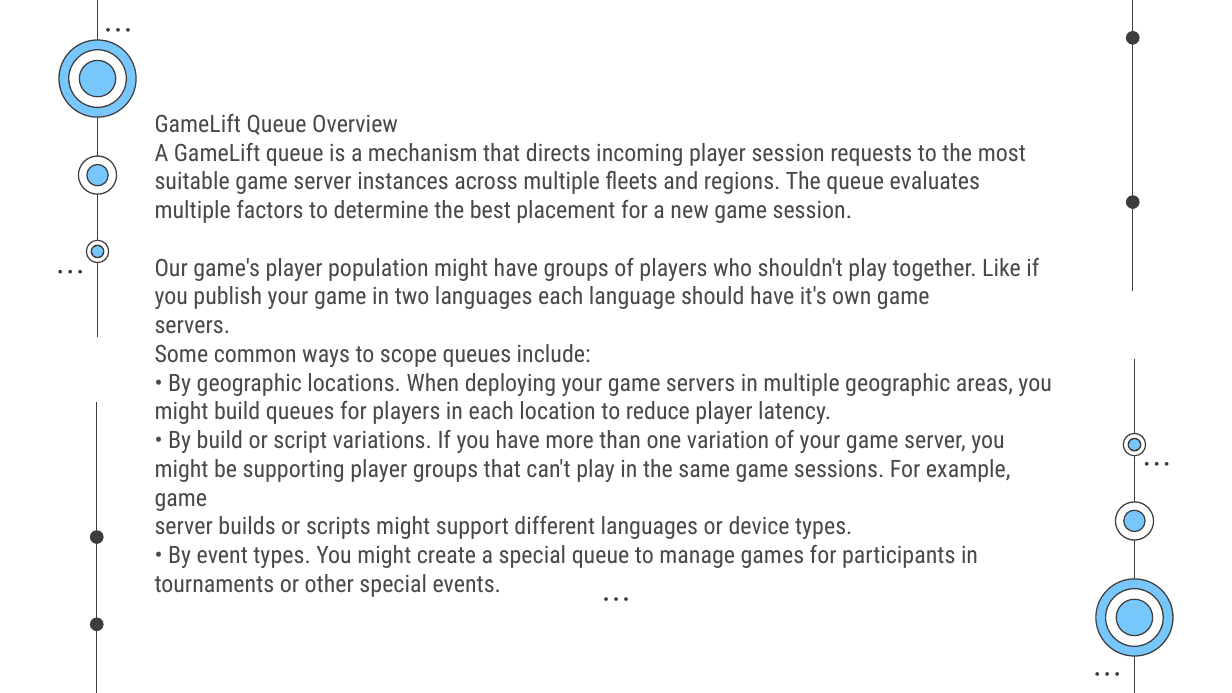
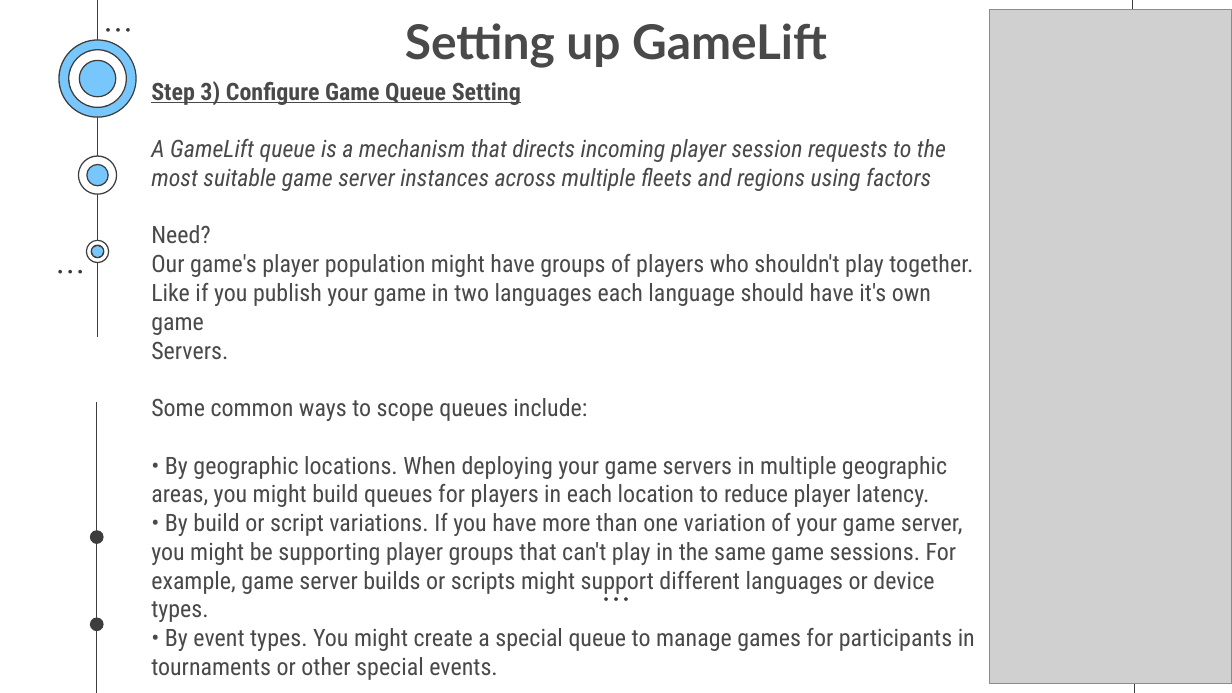
Before and after one commit to SaurabhYadav388/misc_works, a slide deck: slide 23 of Cloud_PPT/Shosau.pptx (slide 25 before the commit). Drawn at 1232x693 pixels with LibreOffice and Linux fonts; fonts in the diff are those of the drawing; grey boxes stand for pictures. Boxes give left, top, right and bottom in pixels: in the first picture for what was removed or moved away, otherwise in the second. Text is boxed around its words. In the diff, an @@ line names an element or a change of style, - is before the commit and + after.

```diff
--- a/Cloud_PPT/Shosau.pptx
+++ b/Cloud_PPT/Shosau.pptx
@@ title added at [405, 23, 827, 68], 28 pt, text #494949, bold @@
+Setting up GameLift
@@ picture added at [989, 10, 1232, 684] @@
@@ group removed at [1095, 32, 1174, 676]: 14 freeform shapes, 8 ellipses @@
@@ subtitle "Step 3) Configure Game Queue ...": place and size @@
-subtitle "Step 3) Configure Game Queue ..." at [155, 114, 1051, 597]
+subtitle "Step 3) Configure Game Queue ..." at [151, 81, 975, 680]
@@ subtitle at [151, 81, 973, 359]: text changed @@
-GameLift Queue Overview
-A GameLift queue is a mechanism that directs incoming player session requests to the most suitable game server instances across multiple fleets and regions. The queue evaluates multiple factors to determine the best placement for a new game session.
-Our game's player population might have groups of players who shouldn't play together. Like if you publish your game in two languages each language should have it's own game
-servers.
+Step 3) Configure Game Queue Setting
+A GameLift queue is a mechanism that directs incoming player session requests to the most suitable game server instances across multiple fleets and regions using factors
+Need?
+Our game's player population might have groups of players who shouldn't play together. Like if you publish your game in two languages each language should have it's own game
+Servers.
@@ subtitle at [151, 513, 963, 622]: text changed @@
-• By build or script variations. If you have more than one variation of your game server, you
-might be supporting player groups that can't play in the same game sessions. For example, game
-server builds or scripts might support different languages or device types.
+• By build or script variations. If you have more than one variation of your game server, you might be supporting player groups that can't play in the same game sessions. For example, game server builds or scripts might support different languages or device types.
```
Also in this commit, not shown: 11 other slides changed, 8 slides added, 7 slides removed.
